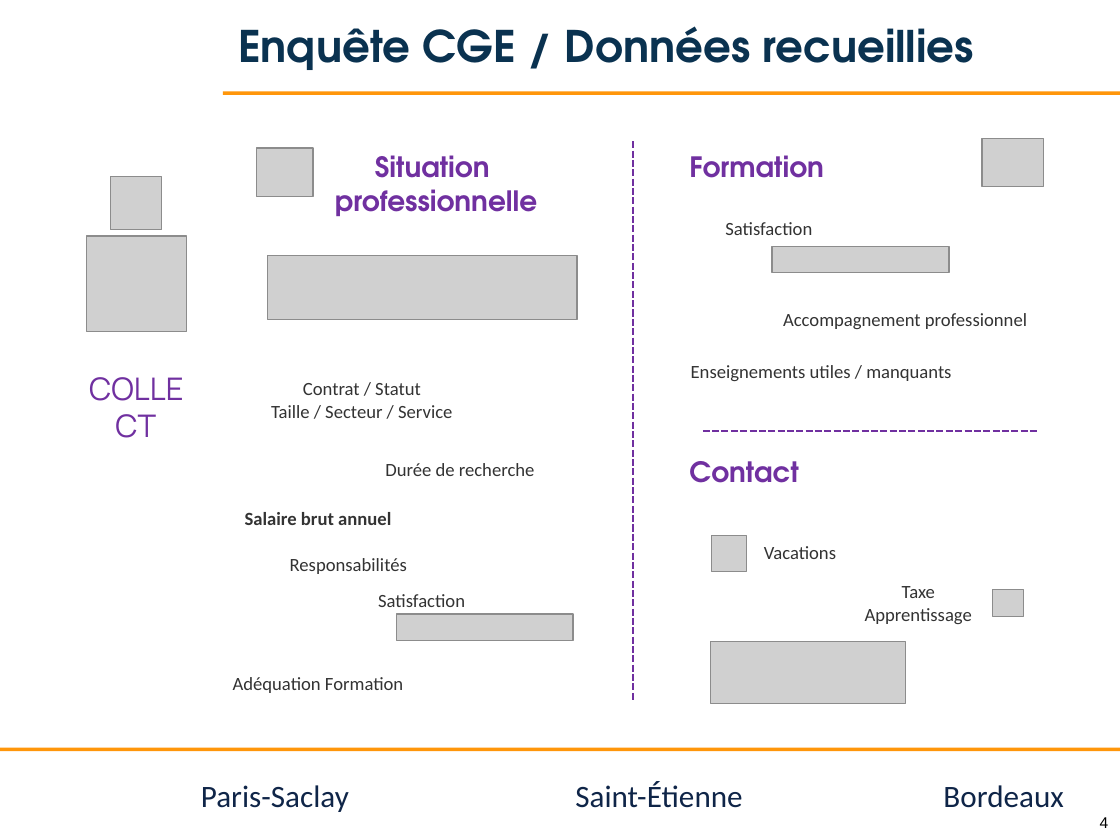
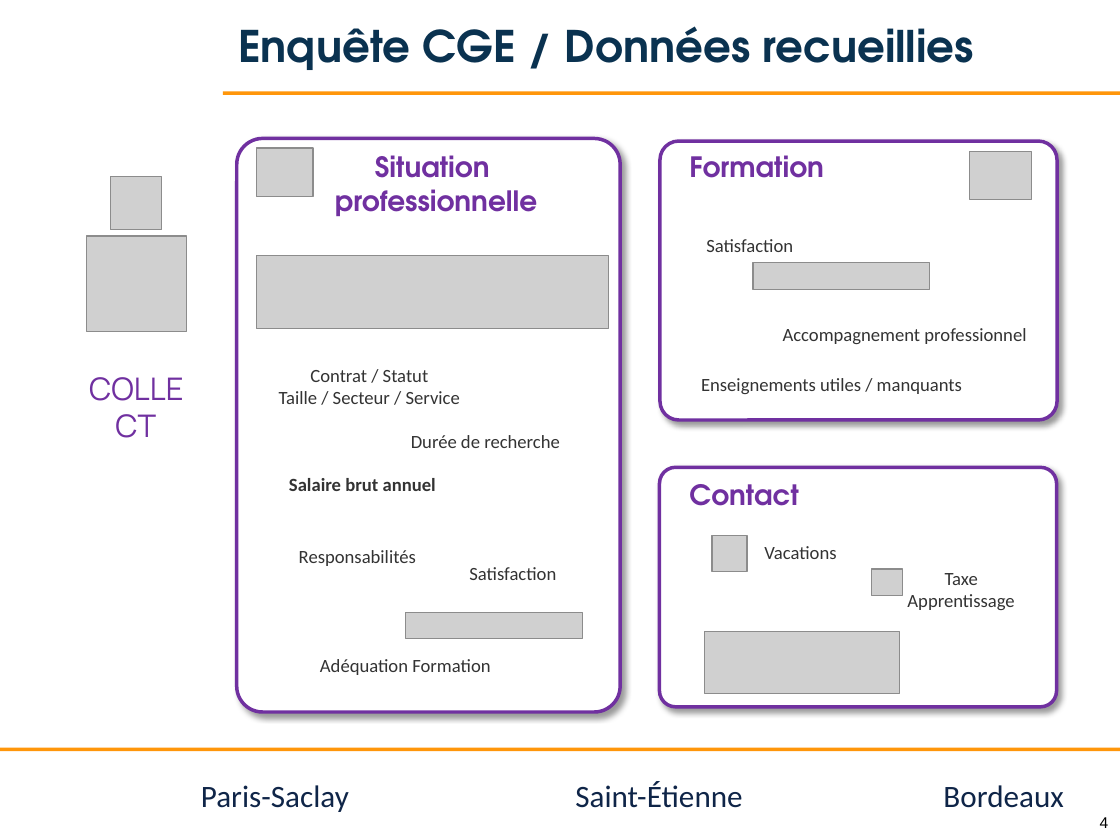
Before and after one commit to jvillemejane/jvillemejane, a slide deck: slide 4 of Presentations/2024_11_21_COFOR_CGE.pptx. Drawn at 1120x840 pixels with LibreOffice and Linux fonts; fonts in the diff are those of the drawing; grey boxes stand for pictures; background and template pictures are left out. Boxes give left, top, right and bottom in pixels: in the first picture for what was removed or moved away, otherwise in the second. Text is boxed around its words. In the diff, an @@ line names an element or a change of style, - is before the commit and + after.

```diff
--- a/Presentations/2024_11_21_COFOR_CGE.pptx
+++ b/Presentations/2024_11_21_COFOR_CGE.pptx
@@ rounded rectangle added at <box>236,139,619,712</box>, fill #FFFFFF, outline #7030A0 2.25 pt @@
@@ line removed from (633, 141) to (633, 700) @@
@@ rounded rectangle added at <box>660,141,1057,420</box>, fill #FFFFFF, outline #7030A0 2.25 pt @@
@@ picture: place and size @@
-picture at <box>982,139,1044,187</box>
+picture at <box>970,151,1032,199</box>
@@ text "Satisfaction": place and size @@
-text "Satisfaction" at <box>725,222,812,235</box>
+text "Satisfaction" at <box>706,239,793,252</box>
@@ picture: place and size @@
-picture at <box>268,255,577,319</box>
+picture at <box>256,255,608,328</box>
@@ picture: place and size @@
-picture at <box>772,246,949,272</box>
+picture at <box>753,263,930,289</box>
@@ text "Accompagnement professionnel": place and size @@
-text "Accompagnement professionnel" at <box>783,313,1027,329</box>
+text "Accompagnement professionnel" at <box>783,328,1026,344</box>
@@ text "Contrat / Statut": place and size @@
-text "Contrat / Statut" at <box>271,383,452,418</box>
+text "Contrat / Statut" at <box>279,370,460,404</box>
@@ text "Enseignements utiles / manquants": place and size @@
-text "Enseignements utiles / manquants" at <box>691,365,951,381</box>
+text "Enseignements utiles / manquants" at <box>701,378,962,394</box>
@@ text "Durée de recherche": place and size @@
-text "Durée de recherche" at <box>385,463,535,476</box>
+text "Durée de recherche" at <box>411,435,560,448</box>
@@ line removed from (703, 431) to (1038, 431) @@
@@ text "Salaire brut annuel": place and size @@
-text "Salaire brut annuel" at <box>245,512,391,525</box>
+text "Salaire brut annuel" at <box>289,478,436,491</box>
@@ rounded rectangle added at <box>660,467,1057,707</box>, fill #FFFFFF, outline #7030A0 2.25 pt @@
@@ text "Contact": place and size @@
-text "Contact" at <box>689,461,798,483</box>
+text "Contact" at <box>689,484,798,506</box>
@@ text "Responsabilités": place and size @@
-text "Responsabilités" at <box>290,558,407,574</box>
+text "Responsabilités" at <box>299,550,416,566</box>
@@ text "Satisfaction": place and size @@
-text "Satisfaction" at <box>378,594,465,607</box>
+text "Satisfaction" at <box>469,567,556,580</box>
@@ picture: place and size @@
-picture at <box>992,590,1024,617</box>
+picture at <box>871,569,903,596</box>
@@ text "Taxe Apprentissage": place and size @@
-text "Taxe Apprentissage" at <box>865,586,972,624</box>
+text "Taxe Apprentissage" at <box>907,573,1014,610</box>
@@ picture: place and size @@
-picture at <box>396,614,573,640</box>
+picture at <box>405,613,582,638</box>
@@ text "Adéquation Formation": place and size @@
-text "Adéquation Formation" at <box>233,677,403,693</box>
+text "Adéquation Formation" at <box>320,659,490,675</box>
@@ picture: place and size @@
-picture at <box>710,641,905,702</box>
+picture at <box>704,632,899,693</box>
```
Also in this commit, not shown: 3 other slides changed, 4 slides added, 6 slides removed.
